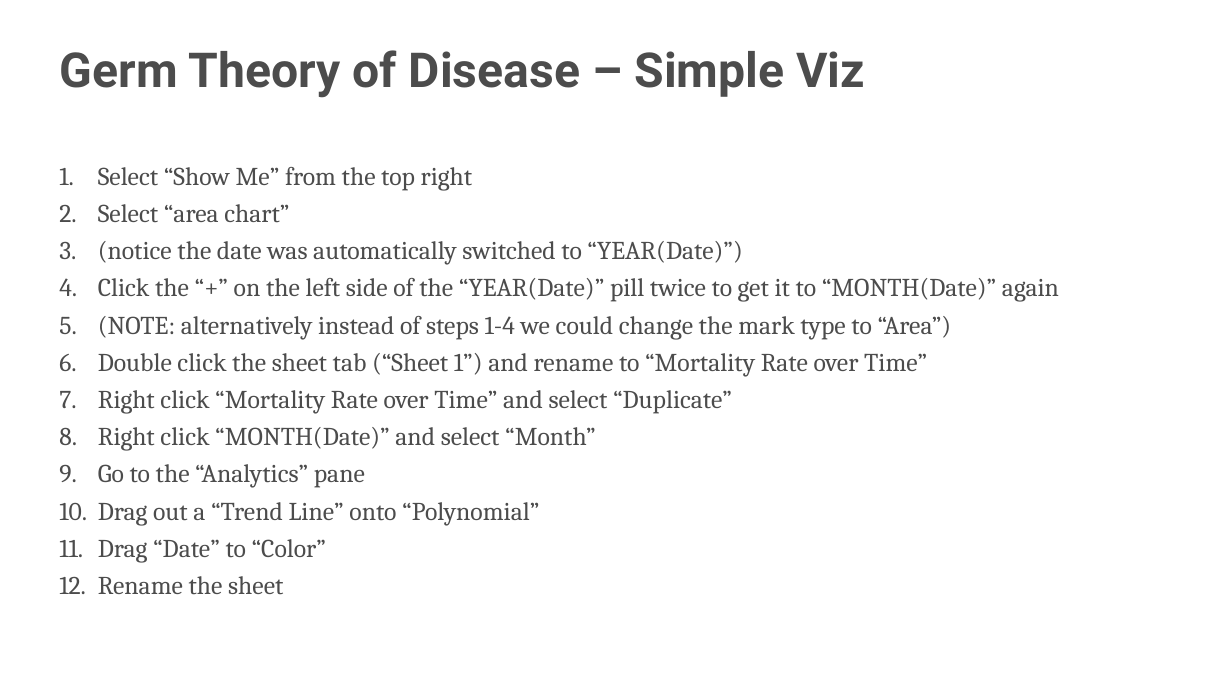
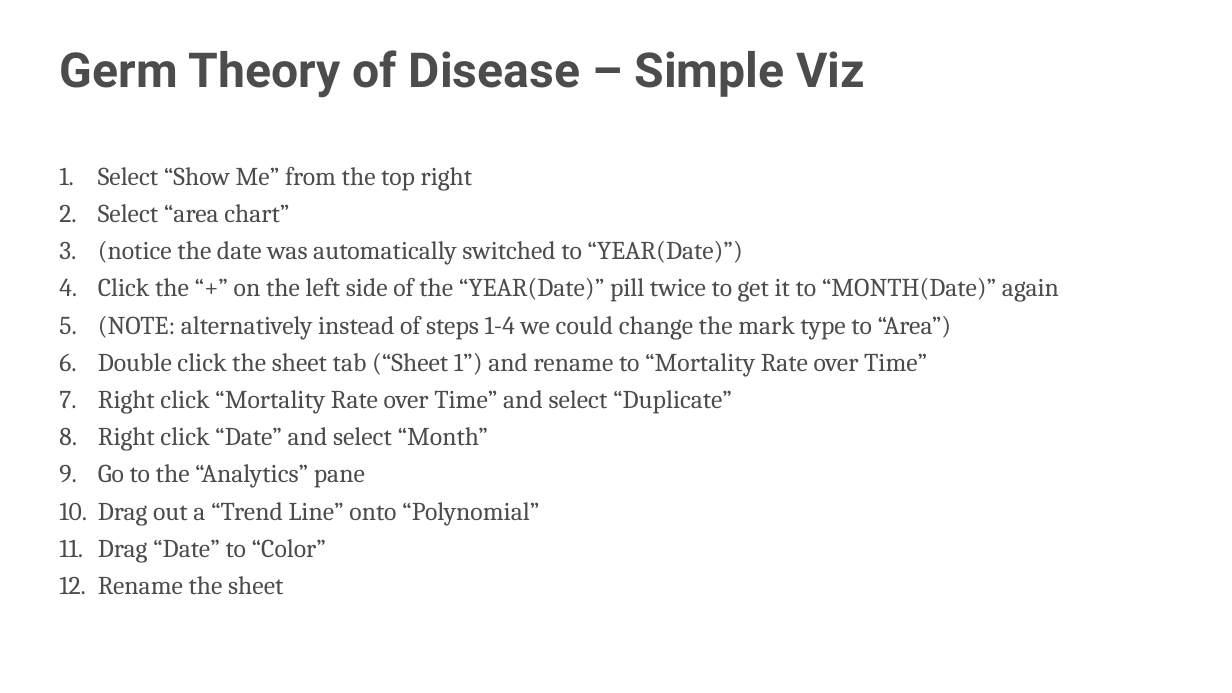
Before and after one commit to s-kyle-reed/data-lecture, a slide deck: slide 35 of lecture.pptx. Drawn at 1232x693 pixels with LibreOffice and Linux fonts; fonts in the diff are those of the drawing; background and template pictures are left out. Boxes give left, top, right and bottom in pixels: in the first picture for what was removed or moved away, otherwise in the second. Text is boxed around its words. In the diff, an @@ line names an element or a change of style, - is before the commit and + after.

```diff
--- a/lecture.pptx
+++ b/lecture.pptx
@@ text at [98, 427, 489, 451]: text changed @@
-8. Right click “MONTH(Date)” and select “Month”
+8. Right click “Date” and select “Month”
```
Also in this commit, not shown: 11 other slides changed.
